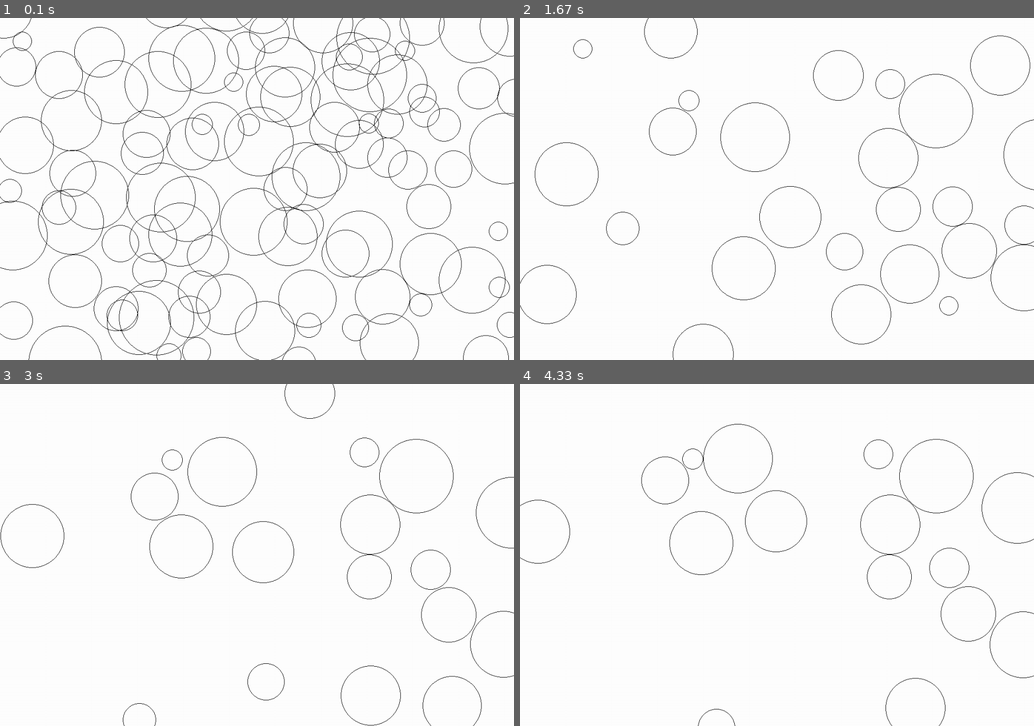
Above: before the commit, frames 1-4 (two rows, left to right).
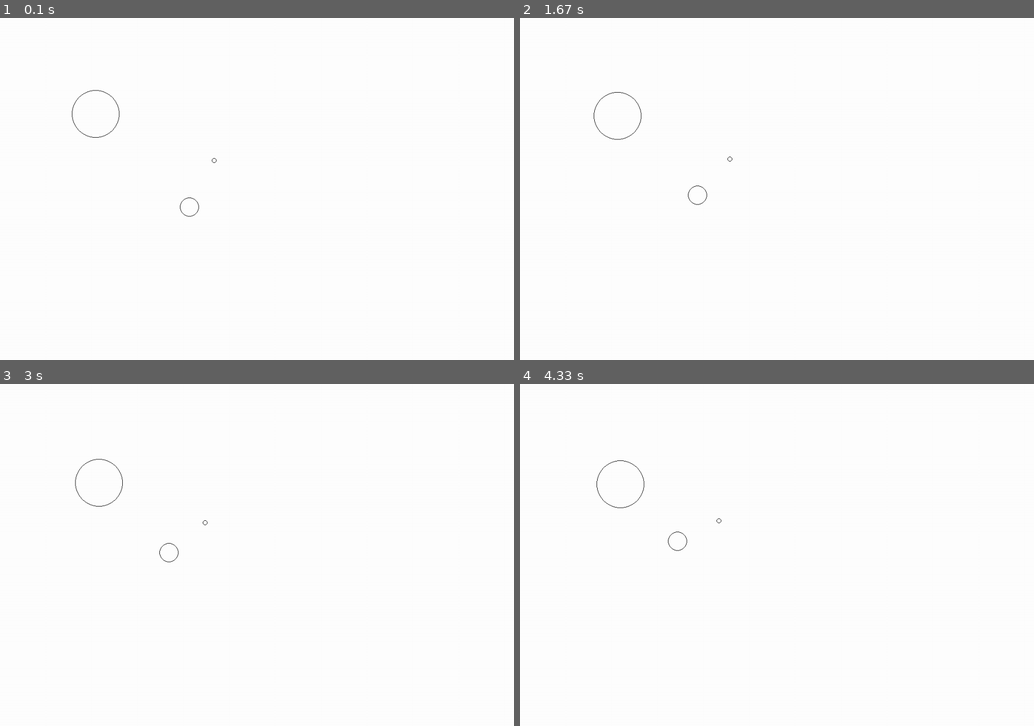
Above: after the commit, the same moments.

Repository: hoischreck/Physics-Engine-2D-CodeNightHPI
Game: pygame game, started from main.py
Two runs of this game, one before a commit and one after it. Both use one fixed random seed, a clock stepped at 60 frames per second and the inputs below.
Inputs:
- Up to frame 1 (0.1 s): no input
- Up to frame 2 (1.67 s): no input
- Up to frame 3 (3 s): no input
- Up to frame 4 (4.33 s): no input

The runs differ from the first frame. In frame 1, 7.2% of the frame differs, in the area x 0-100%, y 0-100%; in frame 2, 2.1%; in frame 3, 1.6%; in frame 4, 1.4%.

Commit message:
gravity between objects

Diff:
--- a/main.py
+++ b/main.py
@@ -2,6 +2,7 @@
 from random import random, randrange
 
 from numpy import tan
+from numpy.core.multiarray import may_share_memory
 
 from PygameCollection.game import Base2DGame
 from PygameCollection.gameObjects import GraphicalObj
@@ -77,6 +78,14 @@
         if self.pos.x > 1000000 or self.pos.y > 1000000:
             self.v = Vector2D(0, 0)
 
+    def gravity(self,dt ,other:PhysicsObj):
+        G = 6.6743 * 10** -11
+        distance = other.pos - self.pos
+        gravityForce = G * (self.mass * other.mass) / (distance.magnitude() ** 2)
+        distance.toUnitVec()
+        distance=distance * gravityForce
+        self.step_acc = self.step_acc + distance
+
 
 class PhysicsCircle(PhysicsObj):
     def __init__(self, game, pos, velocity, mass, elasticity, radius):
@@ -111,6 +120,12 @@
         for obj in self.physicObjs:
             obj.step(self.dt)
 
+    def applyGravity(self):
+        for obj in self.physicObjs:
+            for other in self.physicObjs:
+                if obj is not other:
+                    obj.gravity(self.dt, other)
+
     def applyCollisions(self):
         for obj in self.physicObjs:
             for other in self.physicObjs:
@@ -136,25 +151,25 @@
 
         self.physicsManager = PhysicsManager()
 
-        # self.physicsManager.addObj(
-        #     PhysicsCircle(self, pos=Vector2D(200, 200), velocity=Vector2D(
-        #         15, 20), mass=500, elasticity=0.3, radius=50)
-        # )
-        # self.physicsManager.addObj(
-        #     PhysicsCircle(self, pos=Vector2D(
-        #         400, 400), velocity=Vector2D(-20, -20), mass=200, elasticity=0.8, radius=20)
-        # )
-        # self.physicsManager.addObj(
-        #     PhysicsCircle(self, pos=Vector2D(450, 300), velocity=Vector2D(
-        #         1, 0.5), mass=50, elasticity=0.9, radius=5)
-        # )
-        for _ in range(0, 100):
-            radius = randrange(20, 80)
-            self.physicsManager.addObj(
-                PhysicsCircle(self, pos=Vector2D(
-                    random() * self.windowSize[0], random() * self.windowSize[1]), velocity=Vector2D(
-                    randrange(-20, 20), randrange(-20, 20)), mass=radius, elasticity=randrange(10, 99) / 100, radius=radius)
-            )
+        # for _ in range(0, 100):
+        #     radius = randrange(20, 80)
+        #     self.physicsManager.addObj(
+        #         PhysicsCircle(self, pos=Vector2D(
+        #             random() * self.windowSize[0], random() * self.windowSize[1]), velocity=Vector2D(
+        #             randrange(-20, 20), randrange(-20, 20)), mass=radius, elasticity=randrange(10, 99) / 100, radius=radius)
+        #     )
+        self.physicsManager.addObj(
+            PhysicsCircle(self, pos=Vector2D(200, 200), velocity=Vector2D(
+                15, 20), mass=(5.972 * (10 ** 12)) , elasticity=0.3, radius=50)
+        )
+        self.physicsManager.addObj(
+            PhysicsCircle(self, pos=Vector2D(
+                400, 400), velocity=Vector2D(-20, -20), mass=200, elasticity=0.8, radius=20)
+        )
+        self.physicsManager.addObj(
+            PhysicsCircle(self, pos=Vector2D(450, 300), velocity=Vector2D(
+                1, 0.5), mass=50, elasticity=0.9, radius=5)
+        )
 
         self.drawingQueue.append(self.physicsManager)
 
@@ -162,6 +177,7 @@
         self.physicsManager.applyStep()
         self.physicsManager.applyCollisions()
         self.physicsManager.applyPostCollisions()
+        self.physicsManager.applyGravity()
 
 
 if __name__ == "__main__":
